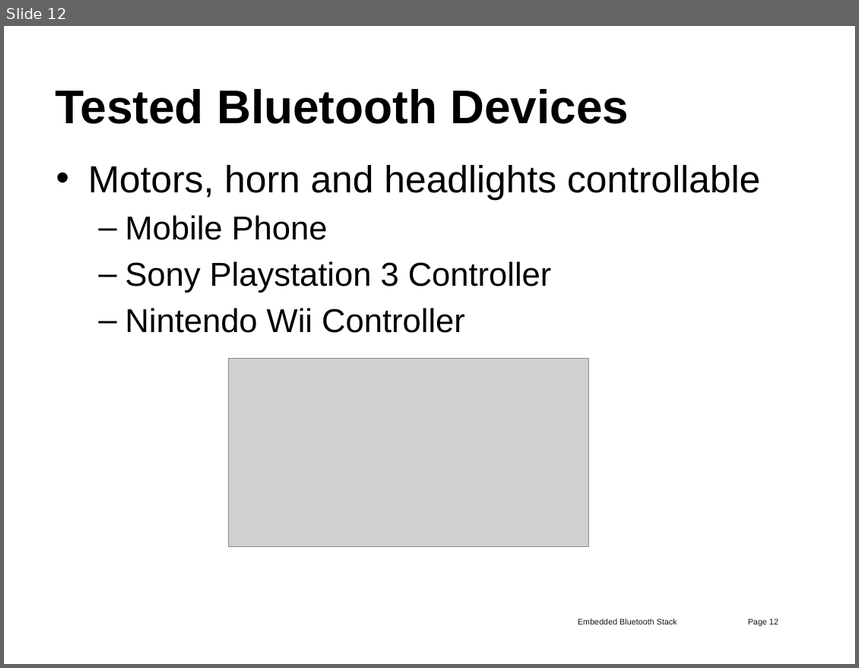
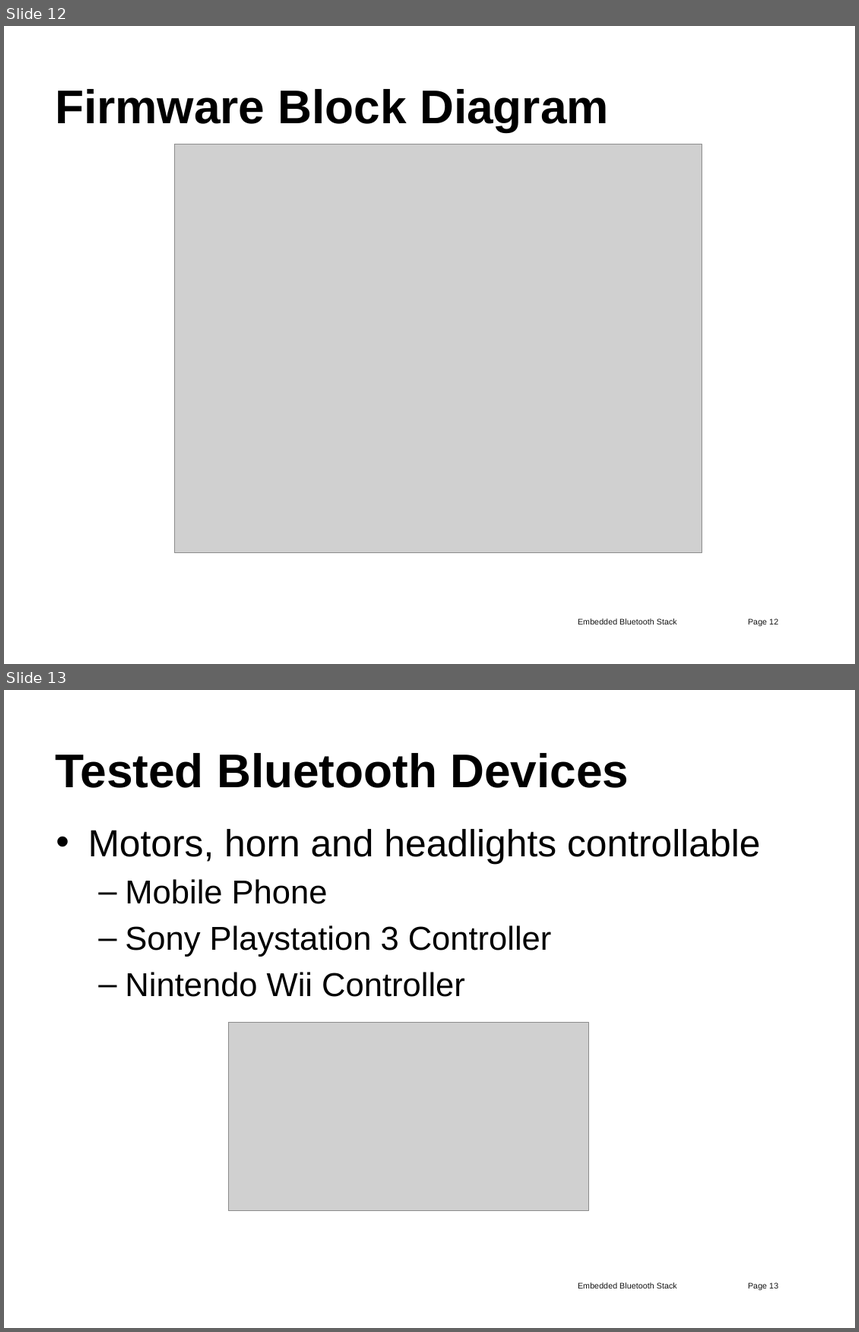
Before and after one commit to abcminiuser/explorerbot, a slide deck: End Year Presentation.pptx. Shown one above the other, each under a label of ours: slide 12 before the commit, slides 12 and 13 after it. The pictures are 859x668 and 859x1332 pixels, drawn with LibreOffice and Linux fonts; fonts in the diff are those of the drawing; grey boxes stand for pictures; background and template pictures are left out. Boxes give left, top, right and bottom in pixels: in the first picture for what was removed or moved away, otherwise in the second. Text is boxed around its words. In the diff, an @@ line names an element or a change of style, - is before the commit and + after.

```diff
--- a/End Year Presentation.pptx
+++ b/End Year Presentation.pptx
@@ slide 12 added at (4, 26, 855, 664), background picture (left out) @@
@@ title added at (55, 89, 609, 132), 40 pt, text #000000, bold @@
+Firmware Block Diagram
@@ picture added at (175, 145, 702, 553) @@
@@ text added at (578, 619, 778, 626), 12 pt, text #131313 @@
+Embedded Bluetooth Stack Page 12
@@ what was slide 12 is now slide 13 @@
```
Also in this commit, not shown: 2 slides changed, 1 other slide added.
